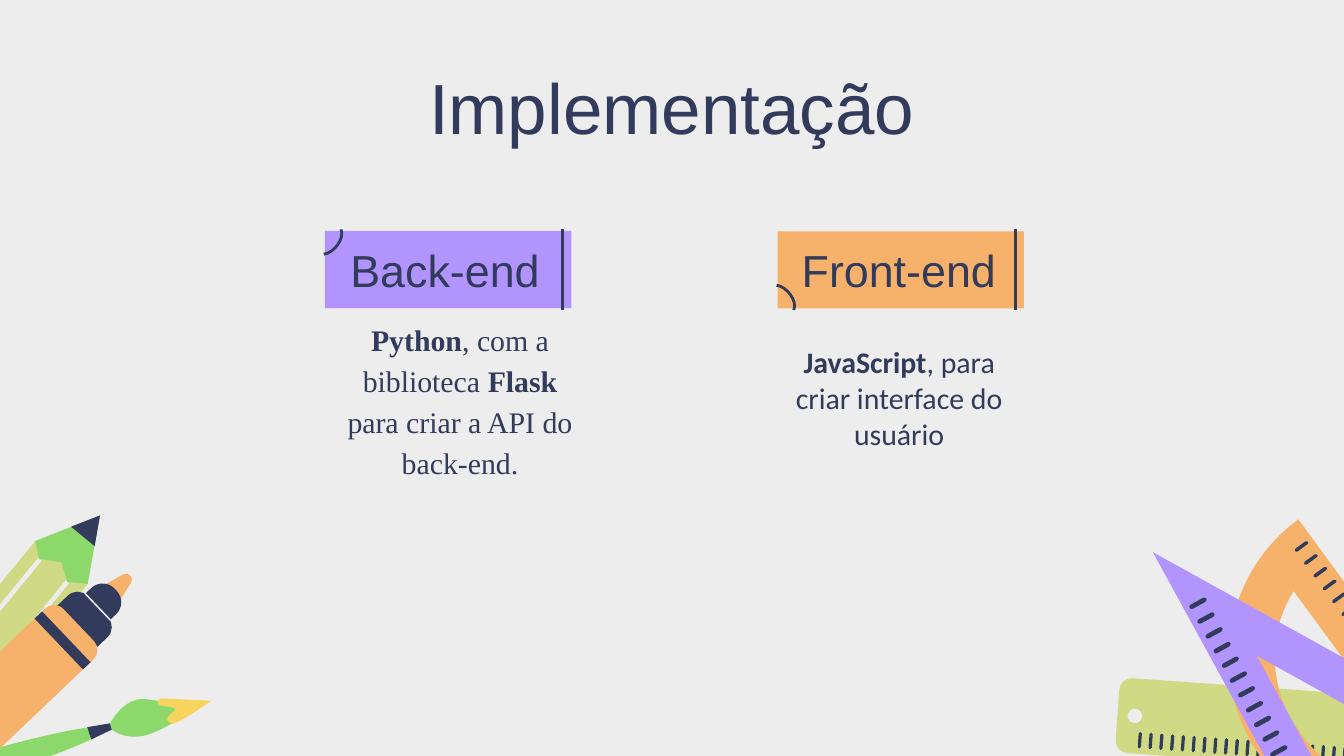
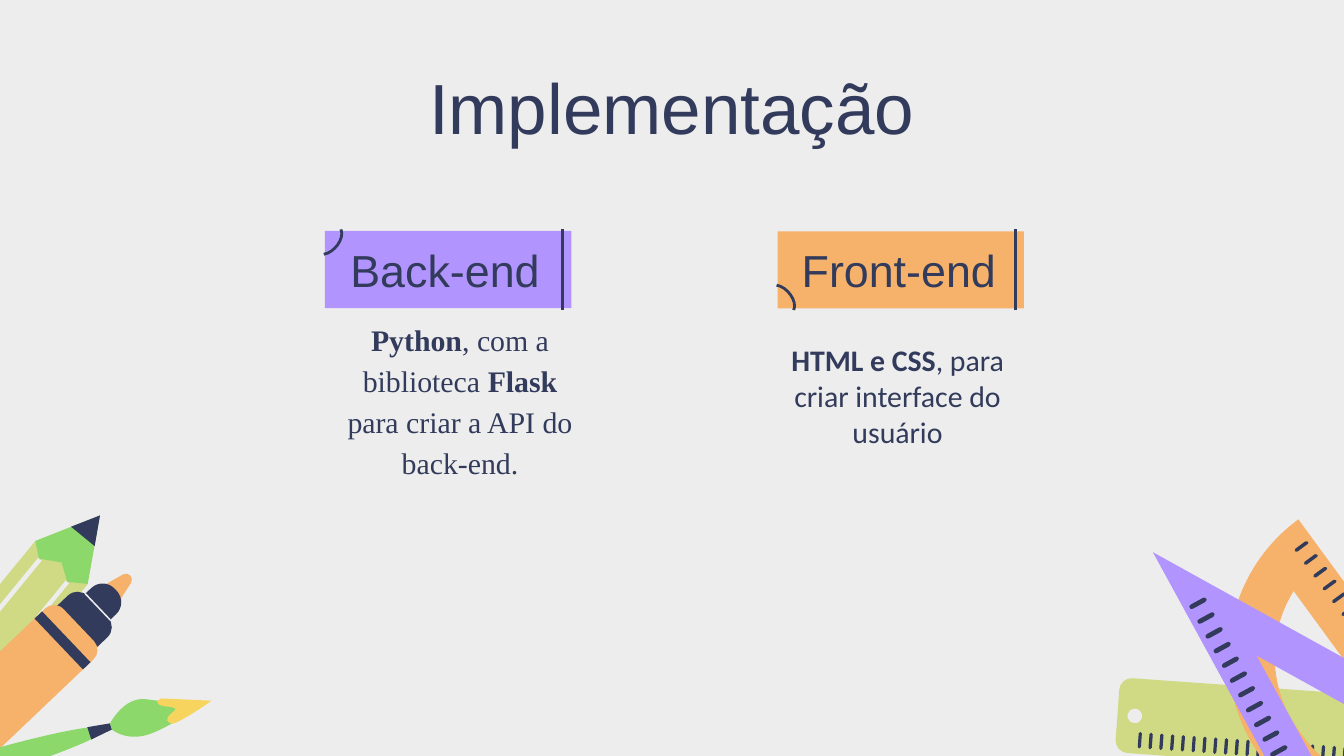
Before and after one commit to MariaGabrielaAlvesZuppardo/AlertaAcademico, a slide deck: slide 5 of Apresentacao_Alerta_academico.pptx. Drawn at 1344x756 pixels with LibreOffice and Linux fonts; fonts in the diff are those of the drawing. Boxes give left, top, right and bottom in pixels: in the first picture for what was removed or moved away, otherwise in the second. Text is boxed around its words. In the diff, an @@ line names an element or a change of style, - is before the commit and + after.

Commit message:
Update Changes in Apresentação

```diff
--- a/Apresentacao_Alerta_academico.pptx
+++ b/Apresentacao_Alerta_academico.pptx
@@ subtitle at <box>791,351,1004,443</box>: text changed @@
-JavaScript, para criar interface do usuário
+HTML e CSS, para criar interface do usuário
```
Also in this commit, not shown: 1 slide added.
